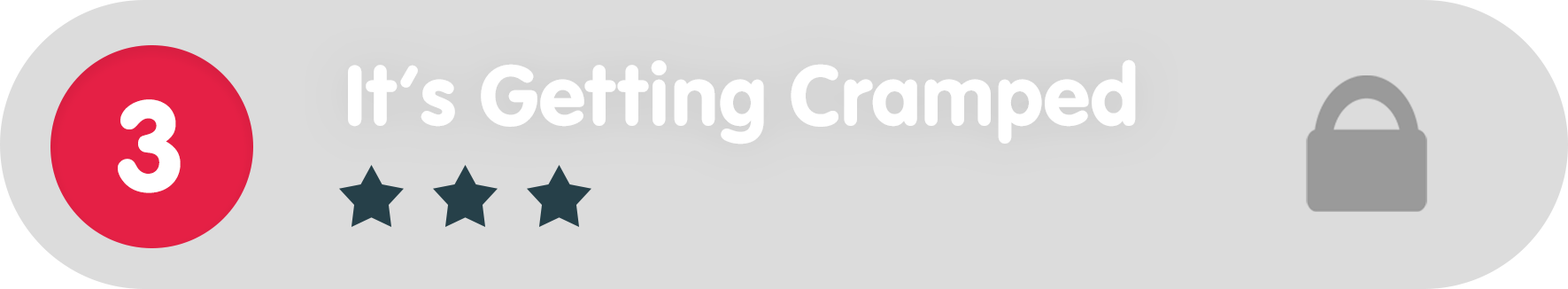
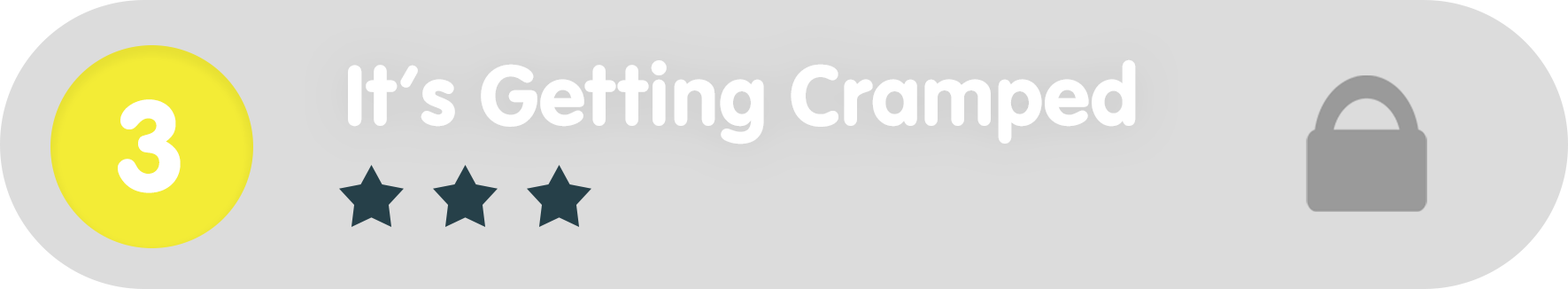
Comparing the layer stacks of the two 1568×289 images. Changes:
painted on "Ellipse_green" over [50, 45, 254, 248]
